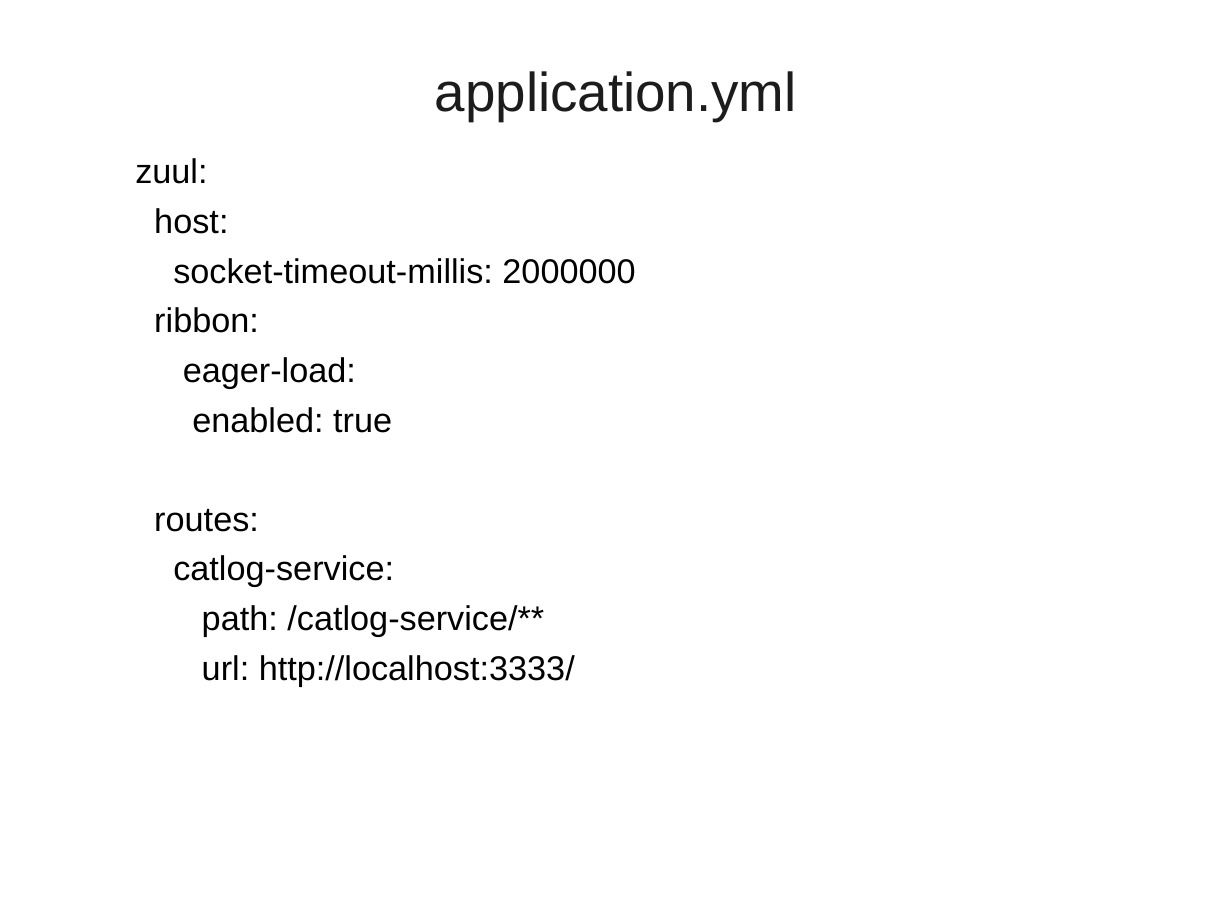
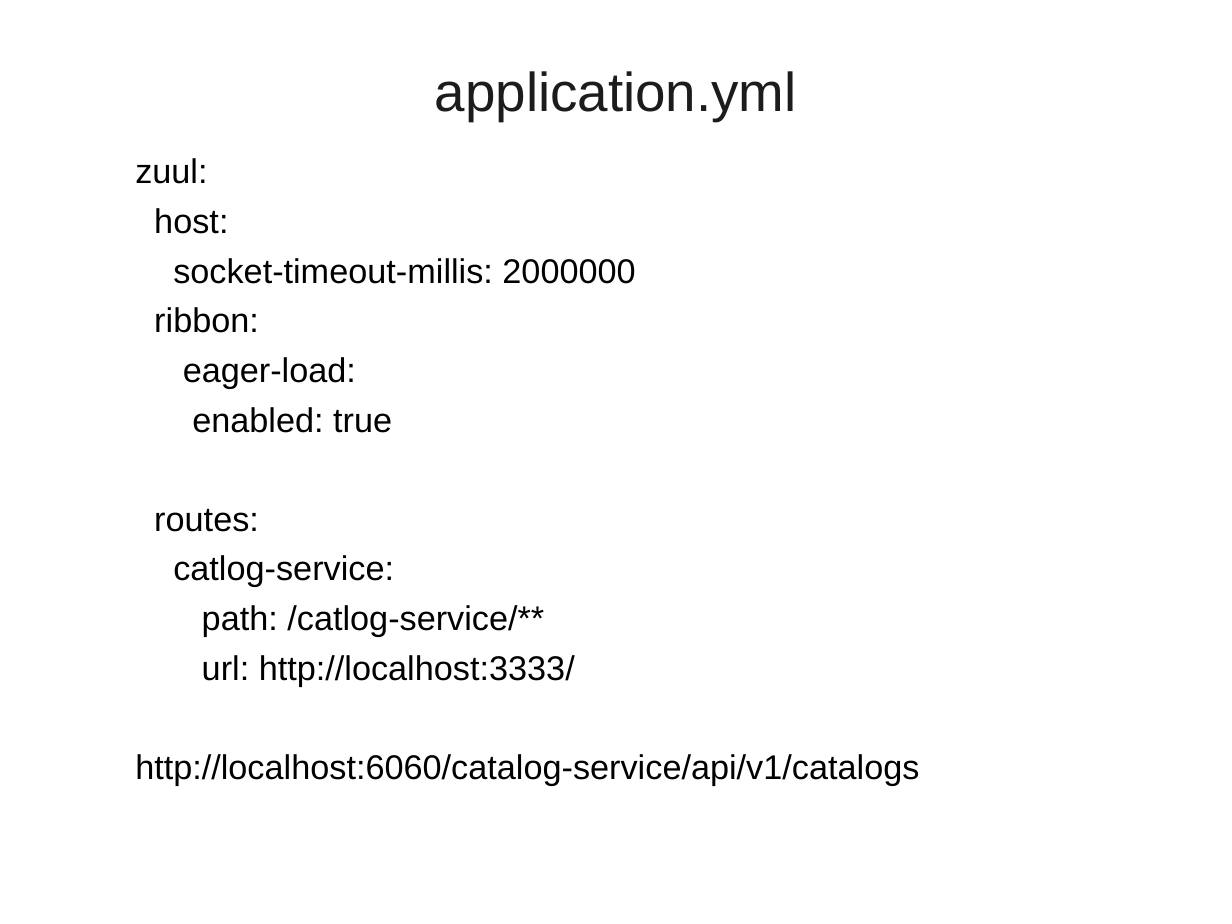
Before and after one commit to vatsank/spring_presentations, a slide deck: slide 143 of SpringMicroService_Module1_Ver01.ppt (slide 148 before the commit). Drawn at 1232x924 pixels with LibreOffice and Linux fonts; fonts in the diff are those of the drawing; background and template pictures are left out. Boxes give left, top, right and bottom in pixels: in the first picture for what was removed or moved away, otherwise in the second. Text is boxed around its words. In the diff, an @@ line names an element or a change of style, - is before the commit and + after.

```diff
--- a/SpringMicroService_Module1_Ver01.ppt
+++ b/SpringMicroService_Module1_Ver01.ppt
@@ text at bbox=[135, 754, 919, 785]: paragraph added @@
+  http://localhost:6060/catalog-service/api/v1/catalogs
```
Also in this commit, not shown: 5 other slides changed, 5 slides added, 2 slides removed, 2 other files.
